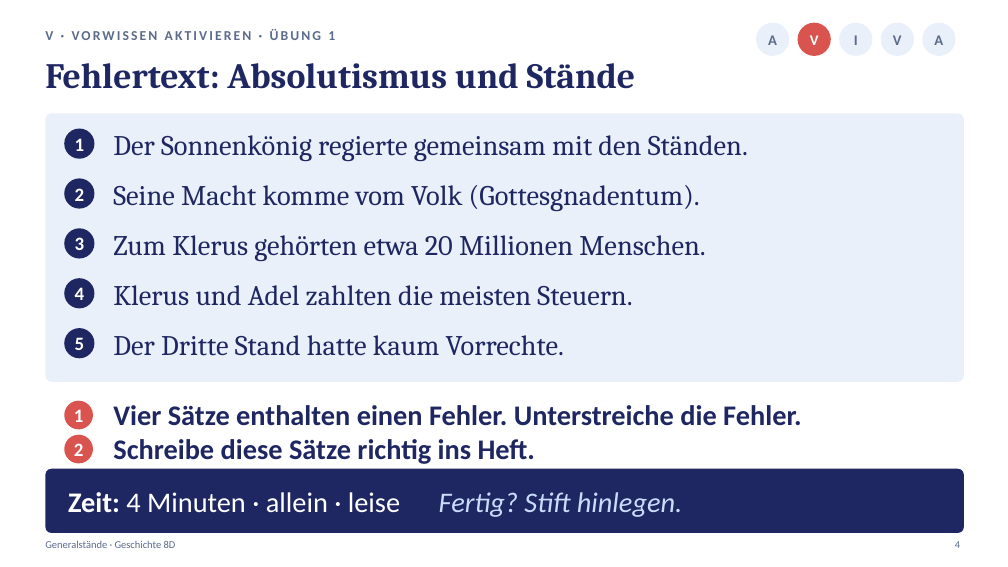
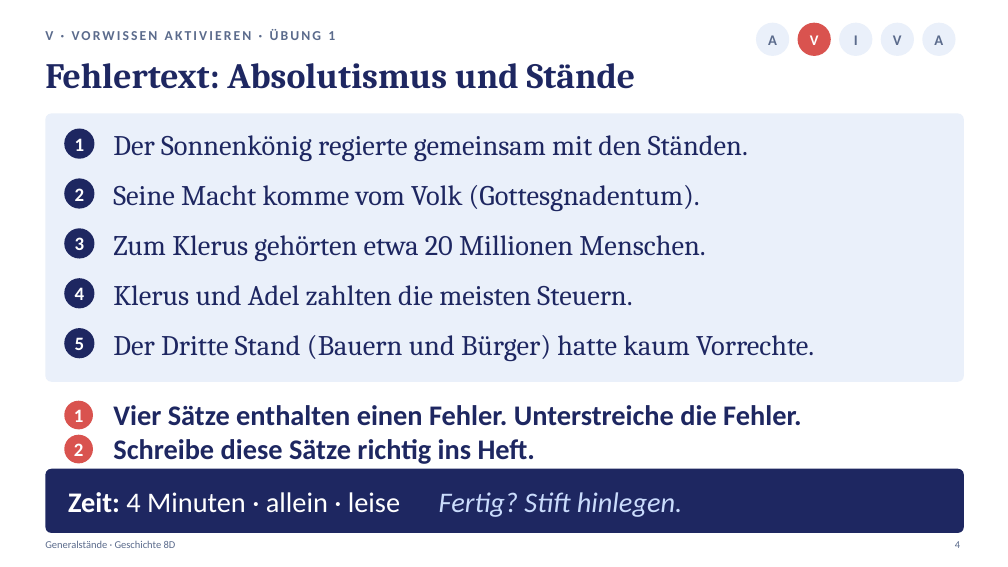
Before and after one commit to golzkonstantin-gif/Schule, a slide deck: slide 4 of Geschichte_8D/Generalstaende/Praesentation_Generalstaende_8D.pptx. Drawn at 1008x567 pixels with LibreOffice and Linux fonts; fonts in the diff are those of the drawing. Boxes give left, top, right and bottom in pixels: in the first picture for what was removed or moved away, otherwise in the second. Text is boxed around its words. In the diff, an @@ line names an element or a change of style, - is before the commit and + after.

```diff
--- a/Geschichte_8D/Generalstaende/Praesentation_Generalstaende_8D.pptx
+++ b/Geschichte_8D/Generalstaende/Praesentation_Generalstaende_8D.pptx
@@ text at (113, 335, 814, 361): text changed @@
-Der Dritte Stand hatte kaum Vorrechte.
+Der Dritte Stand (Bauern und Bürger) hatte kaum Vorrechte.
```
Also in this commit, not shown: 8 other slides changed, 5 other files.
